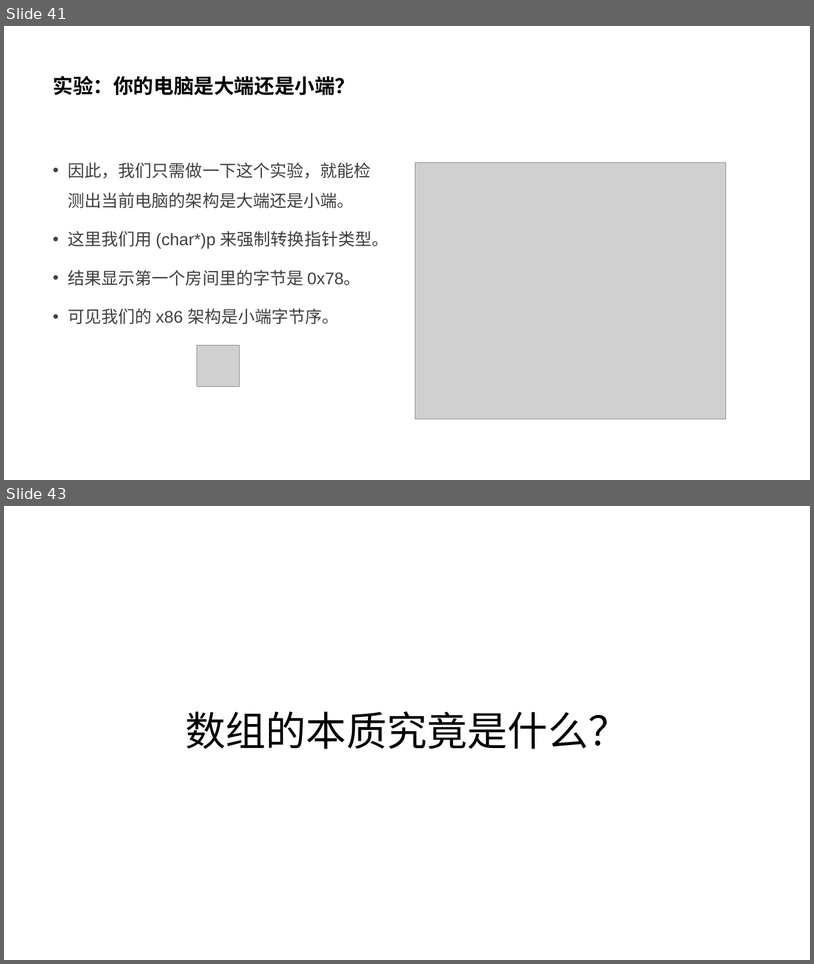
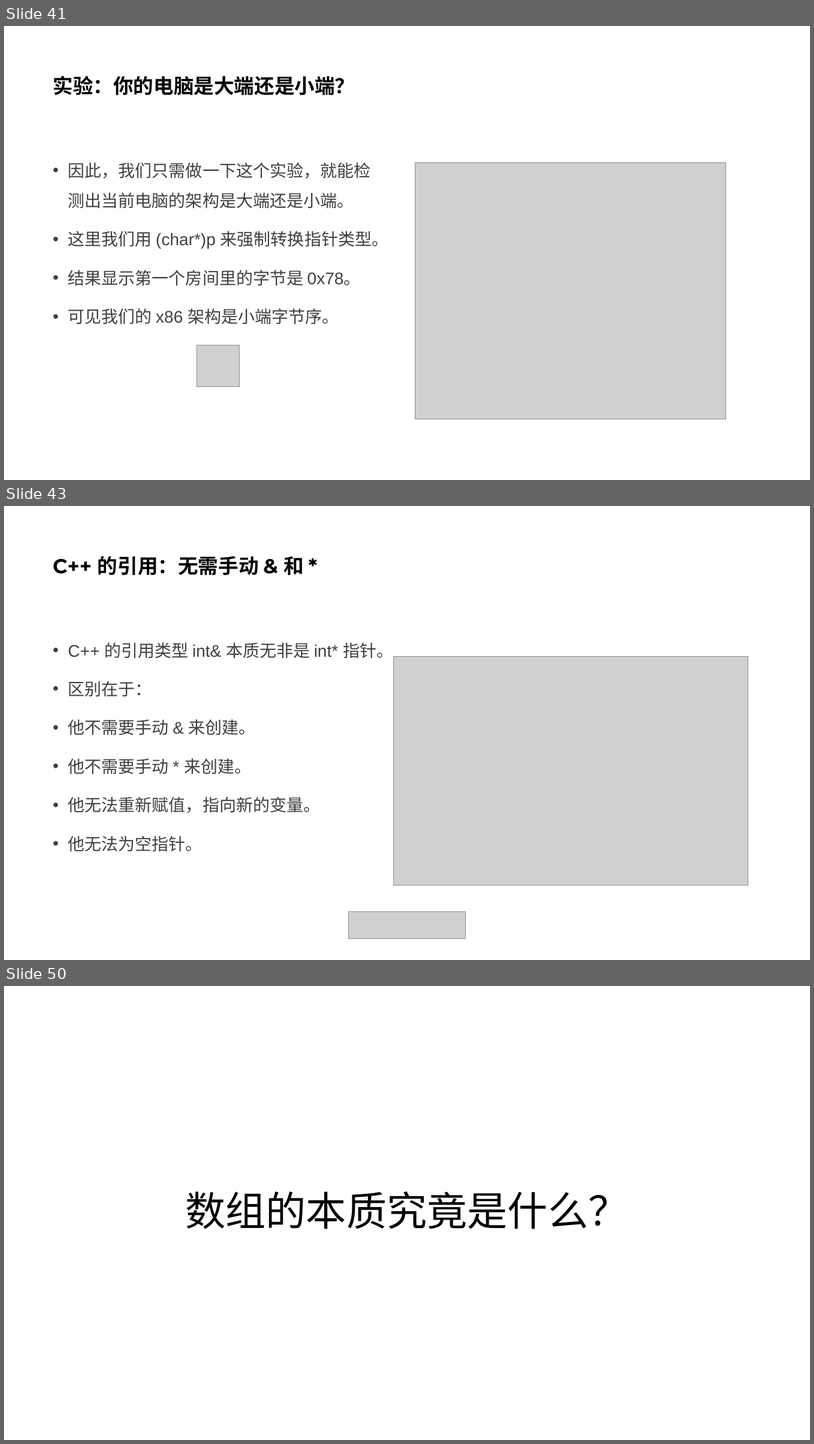
Before and after one commit to parallel101/course, a slide deck: 12/slides.pptx. Shown one above the other, each under a label of ours: slides 41 and 43 before the commit, slides 41, 43 and 50 after it; the slides between them are not shown. The pictures are 814x964 and 814x1444 pixels, drawn with LibreOffice and Linux fonts; fonts in the diff are those of the drawing; grey boxes stand for pictures. Boxes give left, top, right and bottom in pixels: in the first picture for what was removed or moved away, otherwise in the second. Text is boxed around its words. In the diff, an @@ line names an element or a change of style, - is before the commit and + after.

```diff
--- a/12/slides.pptx
+++ b/12/slides.pptx
@@ slide 43 added at [4, 506, 810, 960], background #FFFFFF @@
@@ title added at [53, 556, 304, 575], 24 pt, text #000000, bold @@
+C++ 的引用：无需手动 & 和 *
@@ text added at [68, 642, 393, 852], 20 pt, text #404040 @@
+• C++ 的引用类型 int& 本质无非是 int* 指针。
+• 区别在于：
+• 他不需要手动 & 来创建。
+• 他不需要手动 * 来创建。
+• 他无法重新赋值，指向新的变量。
+• 他无法为空指针。
@@ picture added at [393, 656, 749, 885] @@
@@ picture added at [349, 912, 466, 939] @@
@@ what was slide 43 is now slide 50 @@
```
Also in this commit, not shown: 3 slides changed, 12 other slides added, 24 other files.
